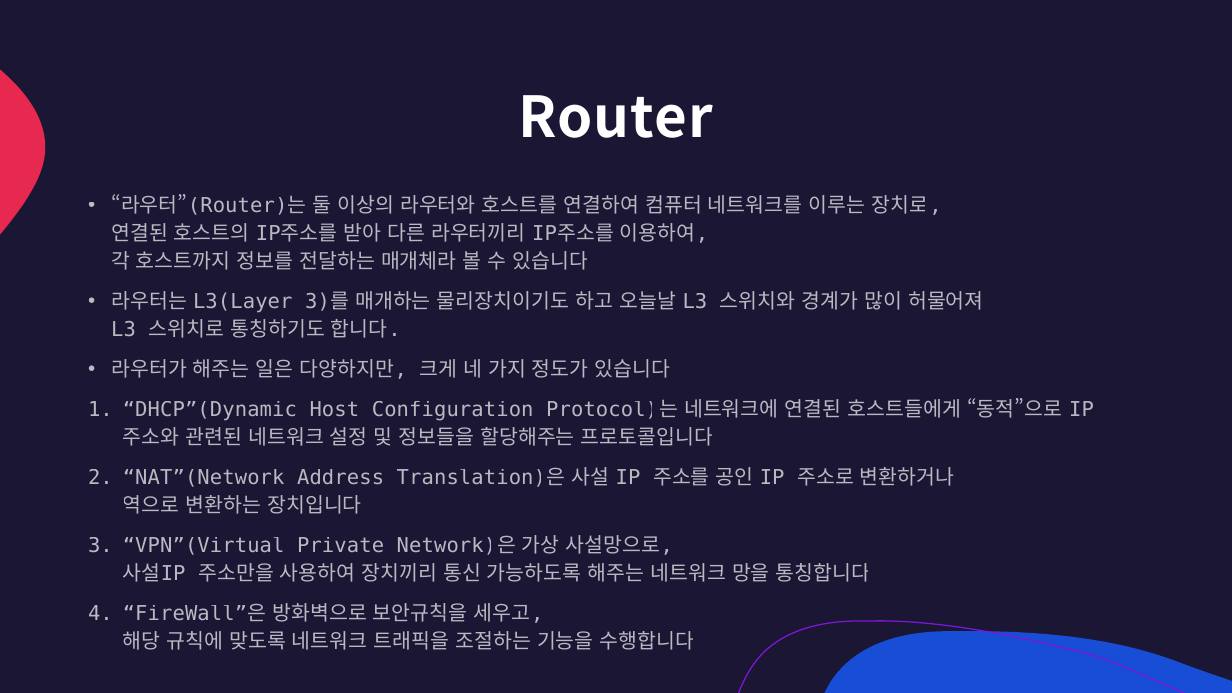
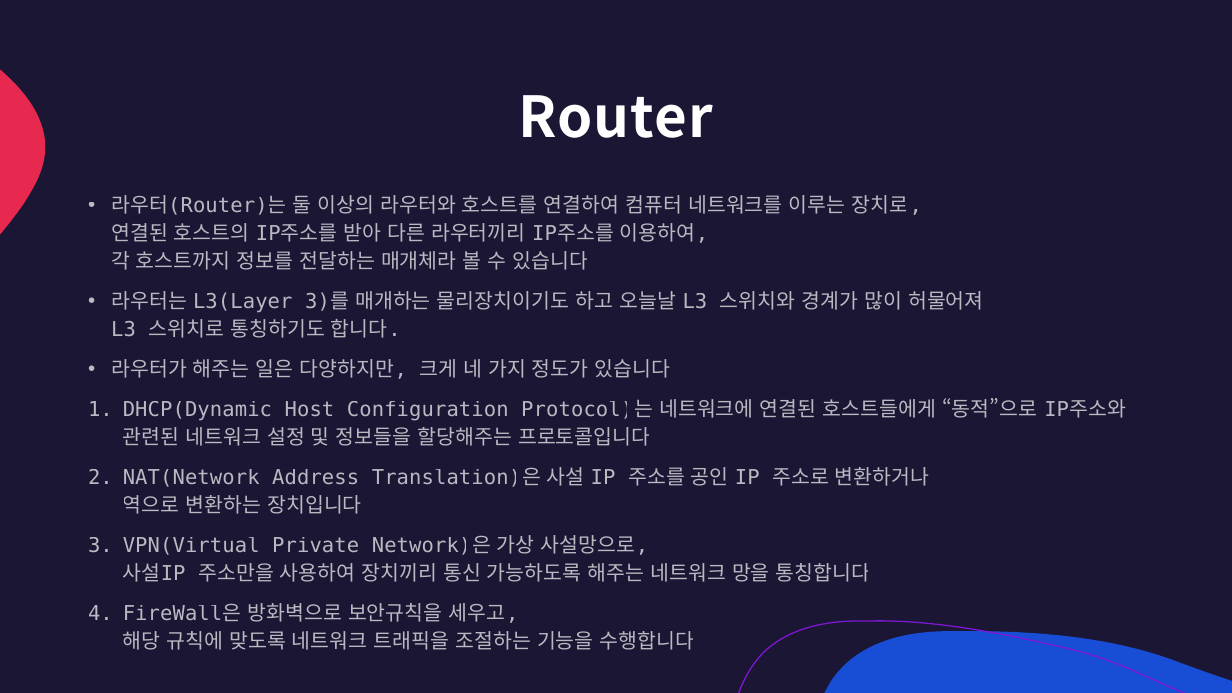
Before and after one commit to lumen4723/2024_network, a slide deck: slide 5 of 1.pptx. Drawn at 1232x693 pixels with LibreOffice and Linux fonts; fonts in the diff are those of the drawing. Boxes give left, top, right and bottom in pixels: in the first picture for what was removed or moved away, otherwise in the second. Text is boxed around its words. In the diff, an @@ line names an element or a change of style, - is before the commit and + after.

```diff
--- a/1.pptx
+++ b/1.pptx
@@ text at <box>111,195,921,270</box>: text changed @@
-• “라우터”(Router)는 둘 이상의 라우터와 호스트를 연결하여 컴퓨터 네트워크를 이루는 장치로,
-  연결된 호스트의 IP주소를 받아 다른 라우터끼리 IP주소를 이용하여,
-  각 호스트까지 정보를 전달하는 매개체라 볼 수 있습니다
+• 라우터(Router)는 둘 이상의 라우터와 호스트를 연결하여 컴퓨터 네트워크를 이루는 장치로,
+  연결된 호스트의 IP주소를 받아 다른 라우터끼리 IP주소를 이용하여,
+  각 호스트까지 정보를 전달하는 매개체라 볼 수 있습니다
@@ text at <box>123,398,1126,650</box>: text changed @@
-1. “DHCP”(Dynamic Host Configuration Protocol)는 네트워크에 연결된 호스트들에게 “동적”으로 IP주소와 관련된 네트워크 설정 및 정보들을 할당해주는 프로토콜입니다
-2. “NAT”(Network Address Translation)은 사설 IP 주소를 공인 IP 주소로 변환하거나
-   역으로 변환하는 장치입니다
-3. “VPN”(Virtual Private Network)은 가상 사설망으로,
-   사설IP 주소만을 사용하여 장치끼리 통신 가능하도록 해주는 네트워크 망을 통칭합니다
-4. “FireWall”은 방화벽으로 보안규칙을 세우고,
-   해당 규칙에 맞도록 네트워크 트래픽을 조절하는 기능을 수행합니다
+1. DHCP(Dynamic Host Configuration Protocol)는 네트워크에 연결된 호스트들에게 “동적”으로 IP주소와 관련된 네트워크 설정 및 정보들을 할당해주는 프로토콜입니다
+2. NAT(Network Address Translation)은 사설 IP 주소를 공인 IP 주소로 변환하거나
+   역으로 변환하는 장치입니다
+3. VPN(Virtual Private Network)은 가상 사설망으로,
+   사설IP 주소만을 사용하여 장치끼리 통신 가능하도록 해주는 네트워크 망을 통칭합니다
+4. FireWall은 방화벽으로 보안규칙을 세우고,
+   해당 규칙에 맞도록 네트워크 트래픽을 조절하는 기능을 수행합니다
```
Also in this commit, not shown: 6 other slides changed, 2 slides added, 2 slides removed.
